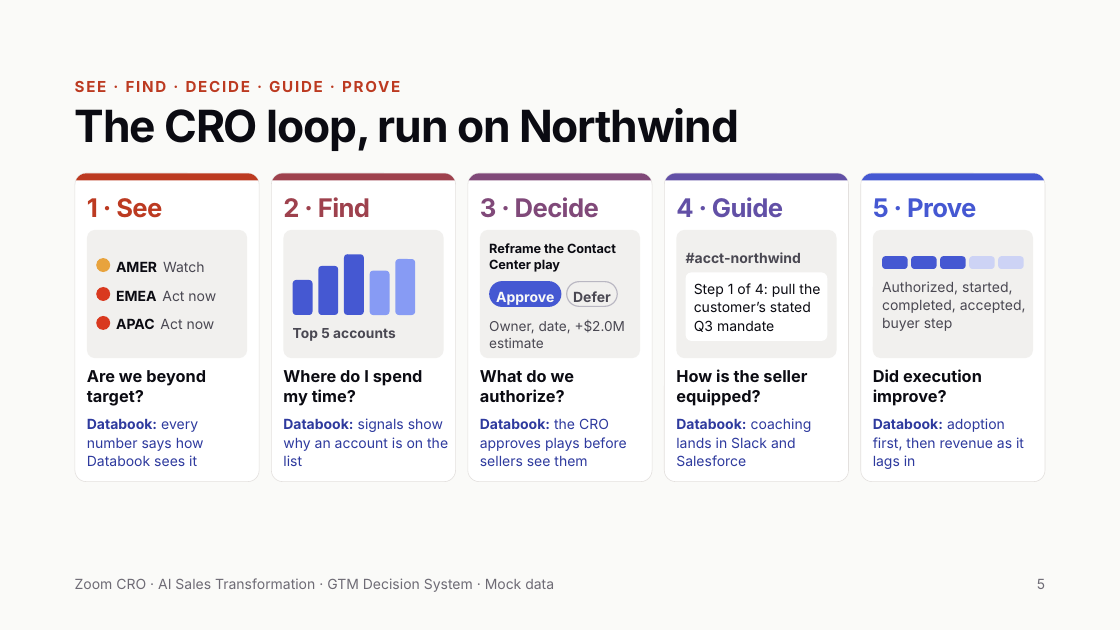
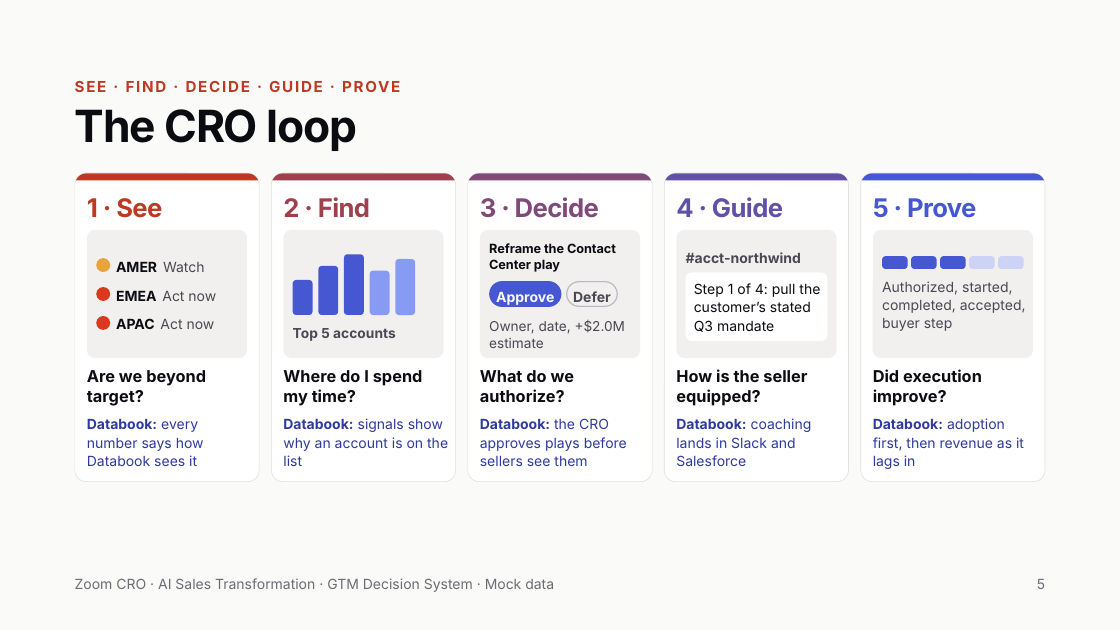
Before and after one commit to gayatrikulkaa-commits/zoom-cro-gtm-platform, a slide deck: slide 5 of Zoom CRO Pitch (6 slides) v2.pptx. Drawn at 1120x630 pixels with LibreOffice and Linux fonts; fonts in the diff are those of the drawing. Boxes give left, top, right and bottom in pixels: in the first picture for what was removed or moved away, otherwise in the second. Text is boxed around its words. In the diff, an @@ line names an element or a change of style, - is before the commit and + after.

```diff
--- a/Zoom CRO Pitch (6 slides) v2.pptx
+++ b/Zoom CRO Pitch (6 slides) v2.pptx
@@ title at (75, 109, 357, 151): text changed @@
-The CRO loop, run on Northwind
+The CRO loop
```
Also in this commit, not shown: 3 other slides changed, 14 other files.
